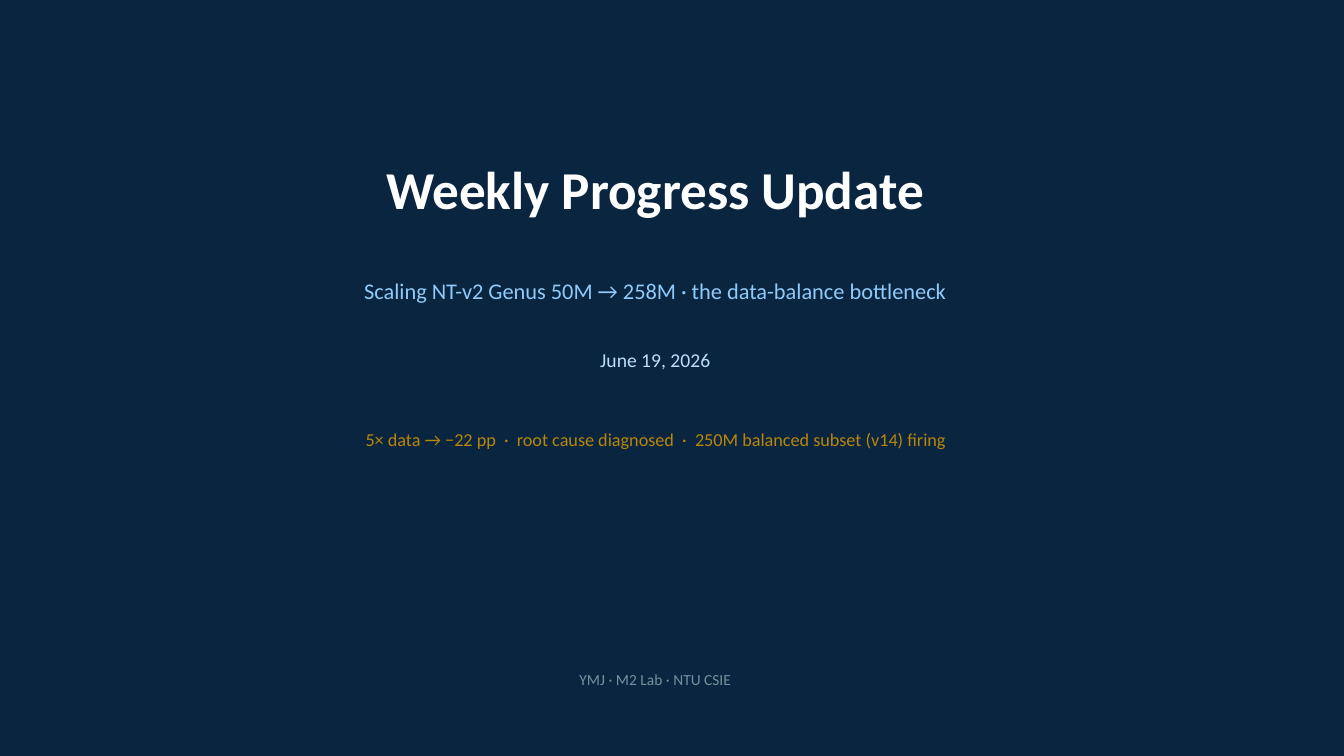
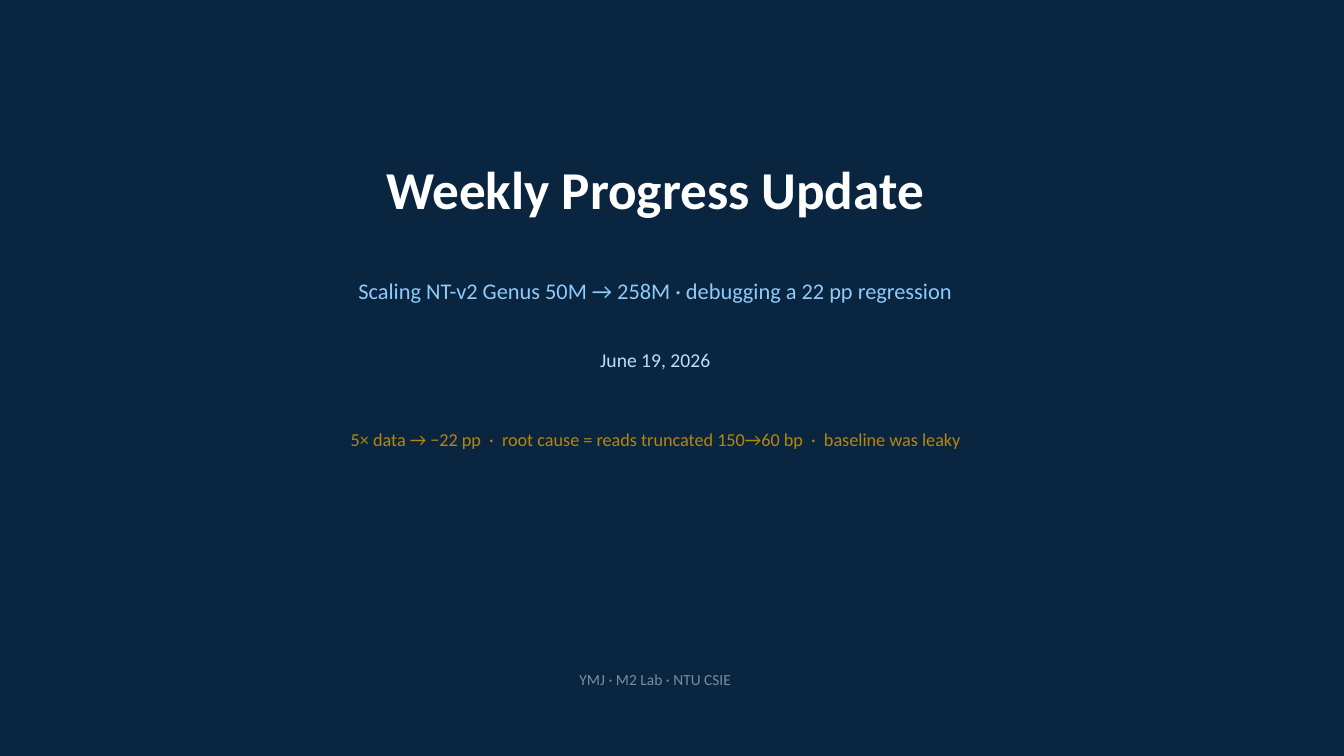
Before and after one commit to m2lab-ntu/gfm-classifier, a slide deck: slide 1 of docs/slides/meeting_2026_0619.pptx. Drawn at 1344x756 pixels with LibreOffice and Linux fonts; fonts in the diff are those of the drawing. Boxes give left, top, right and bottom in pixels: in the first picture for what was removed or moved away, otherwise in the second. Text is boxed around its words. In the diff, an @@ line names an element or a change of style, - is before the commit and + after.

```diff
--- a/docs/slides/meeting_2026_0619.pptx
+++ b/docs/slides/meeting_2026_0619.pptx
@@ text at box(358, 283, 952, 303): text changed @@
-Scaling NT-v2 Genus 50M → 258M · the data-balance bottleneck
+Scaling NT-v2 Genus 50M → 258M · debugging a 22 pp regression
@@ text at box(351, 433, 960, 449): text changed @@
-5× data → −22 pp · root cause diagnosed · 250M balanced subset (v14) firing
+5× data → −22 pp · root cause = reads truncated 150→60 bp · baseline was leaky
```
Also in this commit, not shown: 3 other slides changed, 1 slide added, 1 slide removed, 9 other files.
